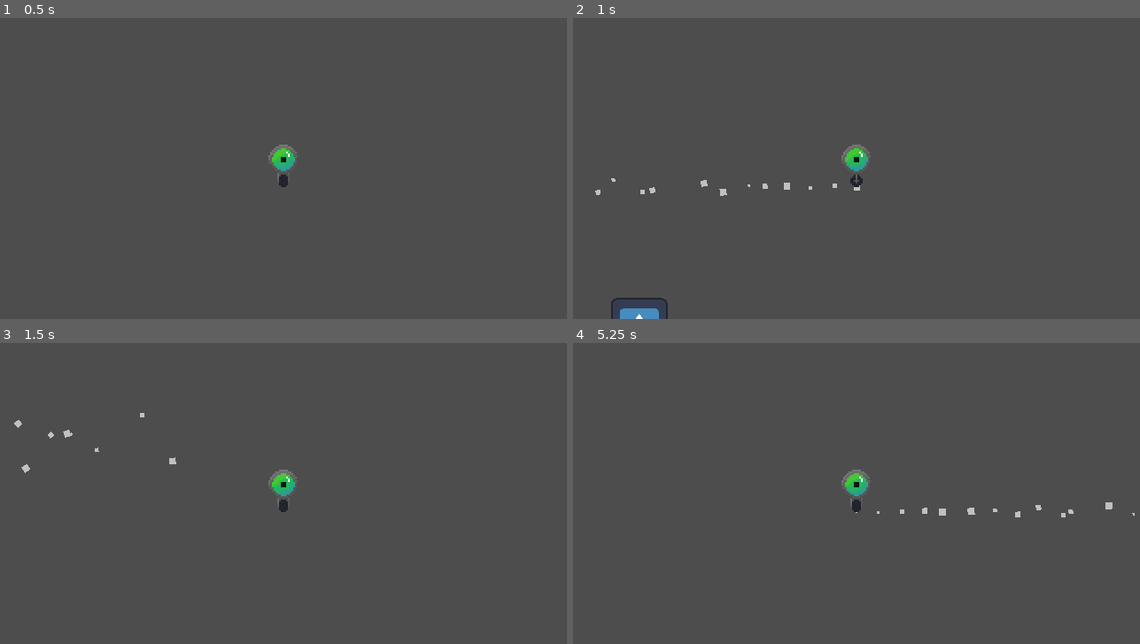
Above: before the commit, frames 1-4 (two rows, left to right).
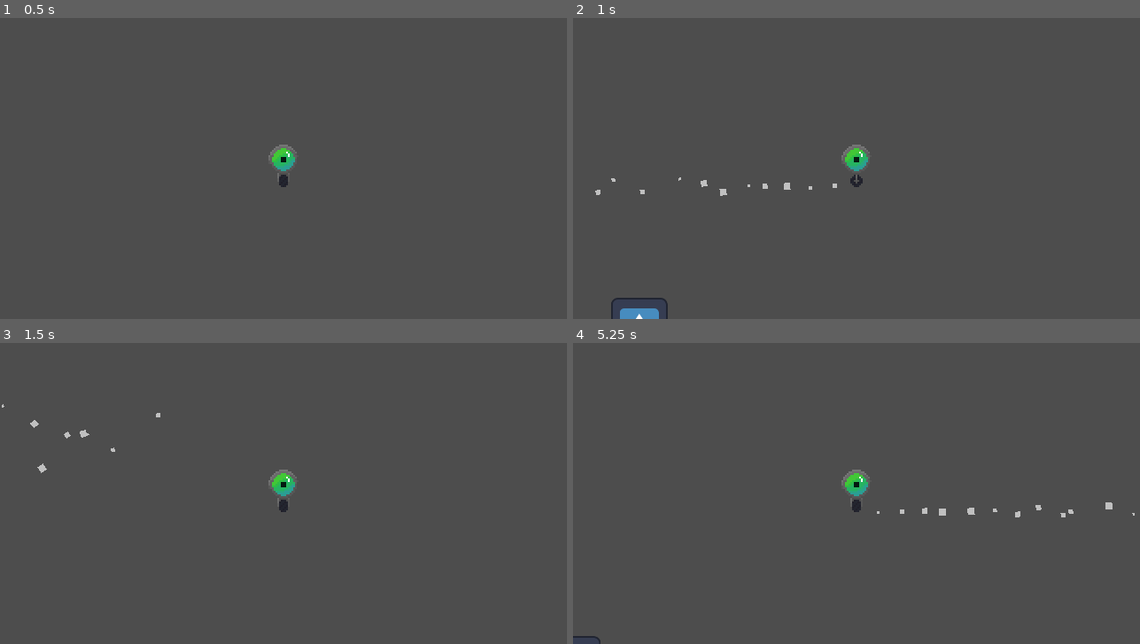
Above: after the commit, the same moments.

Repository: Kepalsbre/GD_Game_Maturaarbeit
Game: Godot game, scene res://scenes/main.tscn
Same seed, same stepped clock (60 frames per second), same inputs: the game is played once before the commit and once after it. The engine's default icon, where the game draws it, is replaced by a stand-in: a white triangle on a blue panel in a dark square.
Inputs:
- Up to frame 1 (0.5 s): no input
- Up to frame 2 (1 s): tap Enter at 0.5 s; hold D (right) from 0.53 s (still down); tap Space (space) at 0.6 s
- Up to frame 3 (1.5 s): release D (right) at 1.28 s; hold S (down) from 1.28 s (still down); tap Space (space) at 1.35 s
- Up to frame 4 (5.25 s): tap Space (space) at 2, 2.1, 2.85, 3.5, 3.6, 4.35, 5, 5.1 s; release S (down) at 2.03 s; hold D (right) 2.03-2.78 s; tap Enter at 2.75, 4.25 s; hold W (up) 2.78-3.53 s; hold A (left) 3.53-5.03 s; hold S (down) from 5.03 s (still down)

Frame 1 is identical in both runs. In frame 2, less than 0.1% of the frame differs, in the area x 8-51%, y 52-100%; in frame 3, 0.2%, in the area x 0-32%, y 20-44%; in frame 4, less than 0.1%.

Commit message:
changed process to physics process

Diff:
--- a/AbilityGame/scenes/main.tscn
+++ b/AbilityGame/scenes/main.tscn
@@ -8,13 +8,16 @@
 [node name="Player" parent="." instance=ExtResource("1_rhsj6")]
 
 [node name="Icon" type="Sprite2D" parent="."]
+texture_filter = 2
 position = Vector2(-911, 322)
 texture = ExtResource("2_qm8v3")
 
 [node name="Icon2" type="Sprite2D" parent="."]
+texture_filter = 2
 position = Vector2(-471, -437)
 texture = ExtResource("2_qm8v3")
 
 [node name="Icon3" type="Sprite2D" parent="."]
+texture_filter = 2
 position = Vector2(713, 376)
 texture = ExtResource("2_qm8v3")
--- a/AbilityGame/scripts/player.gd
+++ b/AbilityGame/scripts/player.gd
@@ -5,7 +5,8 @@
 var is_dashing = false
 var dash_velocity
 
-func _process(delta):
+
+func _physics_process(delta):
 	var velocity = Vector2.ZERO # speed when pressing nothing
 
 	# changing direction when pressing a button and other inputs
